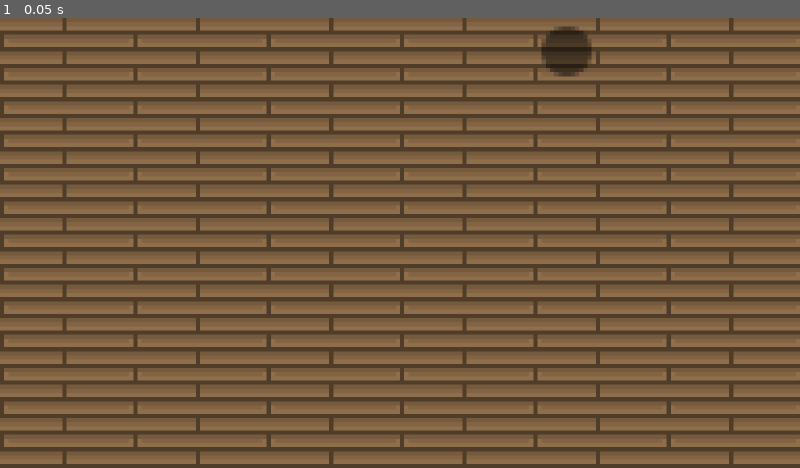
Above: before the commit, frame 1.
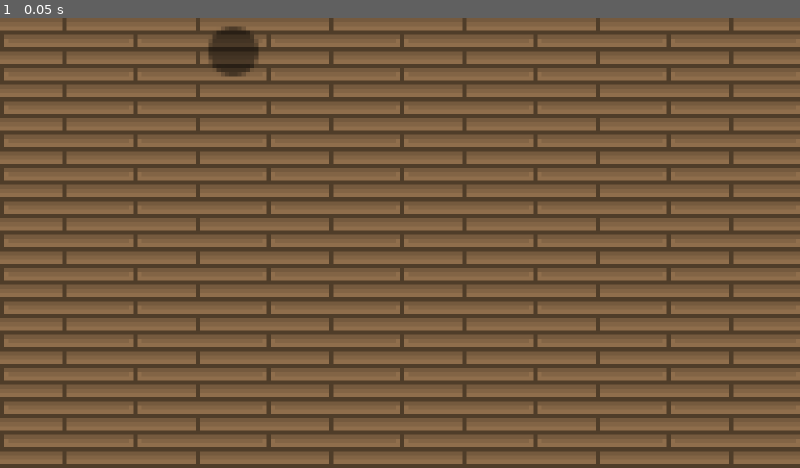
Above: after the commit, the same moment.

Repository: chemebulo/Godot-444Game
Game: Godot game, scene res://scenes/secondarybr.tscn
Two runs of this game, one before a commit and one after it. Both use one fixed random seed, a clock stepped at 60 frames per second and the inputs below. This scene is started directly instead of the project's main scene.
Inputs:
- Up to frame 1 (0.05 s): no input

The runs differ from the first frame. In frame 1, 1.2% of the frame differs, in the area x 26-74%, y 1-14%.

Commit message:
Add: Mejoras en los sprites y en Secondary Bedroom

Diff:
--- a/scenes/secondarybr.tscn
+++ b/scenes/secondarybr.tscn
@@ -52,11 +52,11 @@
 tile_set = SubResource("TileSet_lsqqr")
 
 [node name="Door" parent="." instance=ExtResource("4_cnxog")]
-position = Vector2(136, -16)
+position = Vector2(56, -16)
 target_scene_path = "res://scenes/hallway.tscn"
 target_spawn_name = "Spawn_From_SecondaryBedroom"
 
 [node name="Spawn" type="Node2D" parent="."]
 
 [node name="Spawn_From_Hallway" type="Marker2D" parent="Spawn"]
-position = Vector2(136, 8)
+position = Vector2(56, 8)
Binary file changed: sprites/char_run_down_anim_strip_6.png
Binary file changed: sprites/char_run_left_anim_strip_6.png
Binary file changed: sprites/char_run_right_anim_strip_6.png
Binary file changed: sprites/char_run_up_anim_strip_6.png
